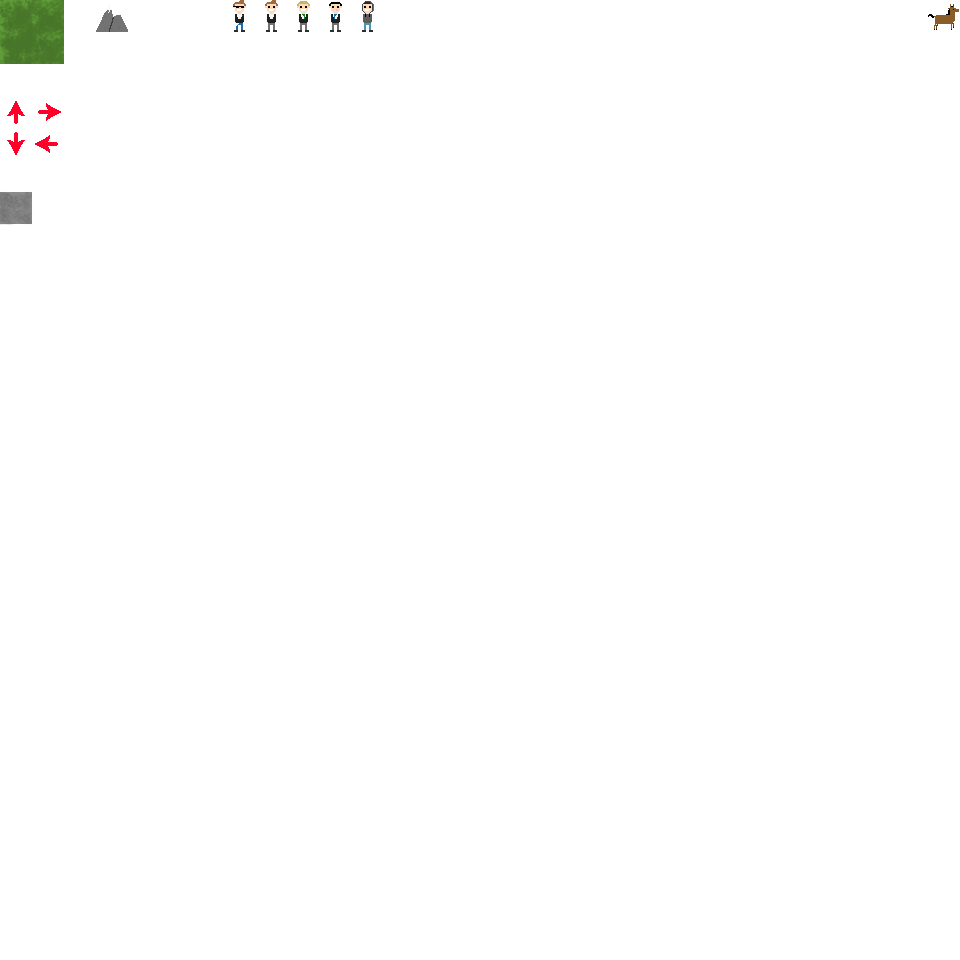
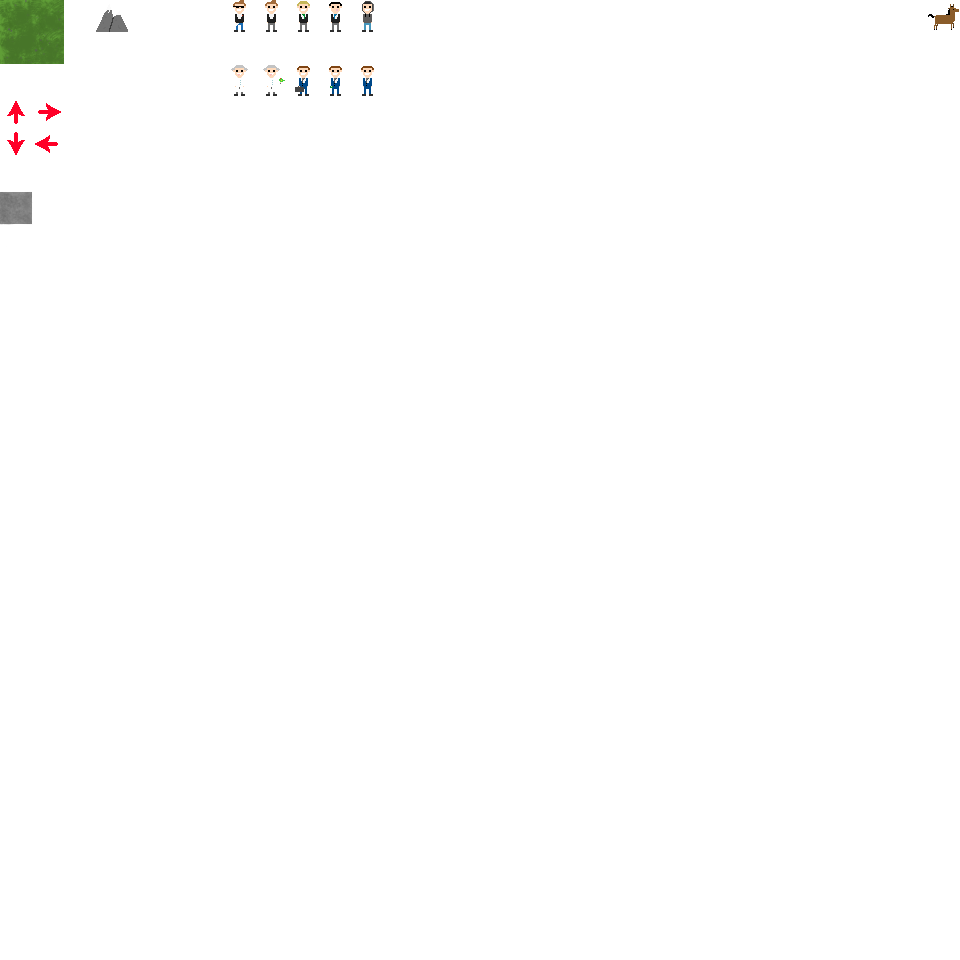
Two versions of the same layered image (960x960). Layer-by-layer changes:
added layer "Physic" (1st of 2) above "Physic" over [231, 65, 310, 96]
added layer "Physic" (2nd of 2) above "Economist 3" over [231, 65, 310, 96]
added layer "Economist 3" above "Economist 2" over [263, 65, 374, 96]
added layer "Economist 2" above "Economist" over [263, 65, 374, 96]
added layer "Economist" above "Abiturent" over [263, 65, 374, 96]
painted on "Hero horse" over [231, 65, 374, 96]
